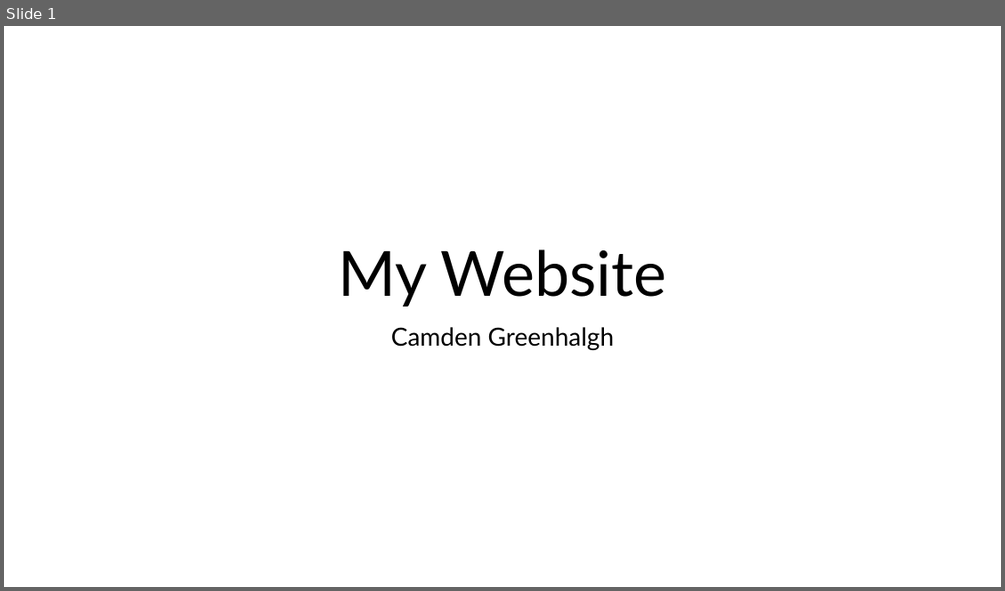
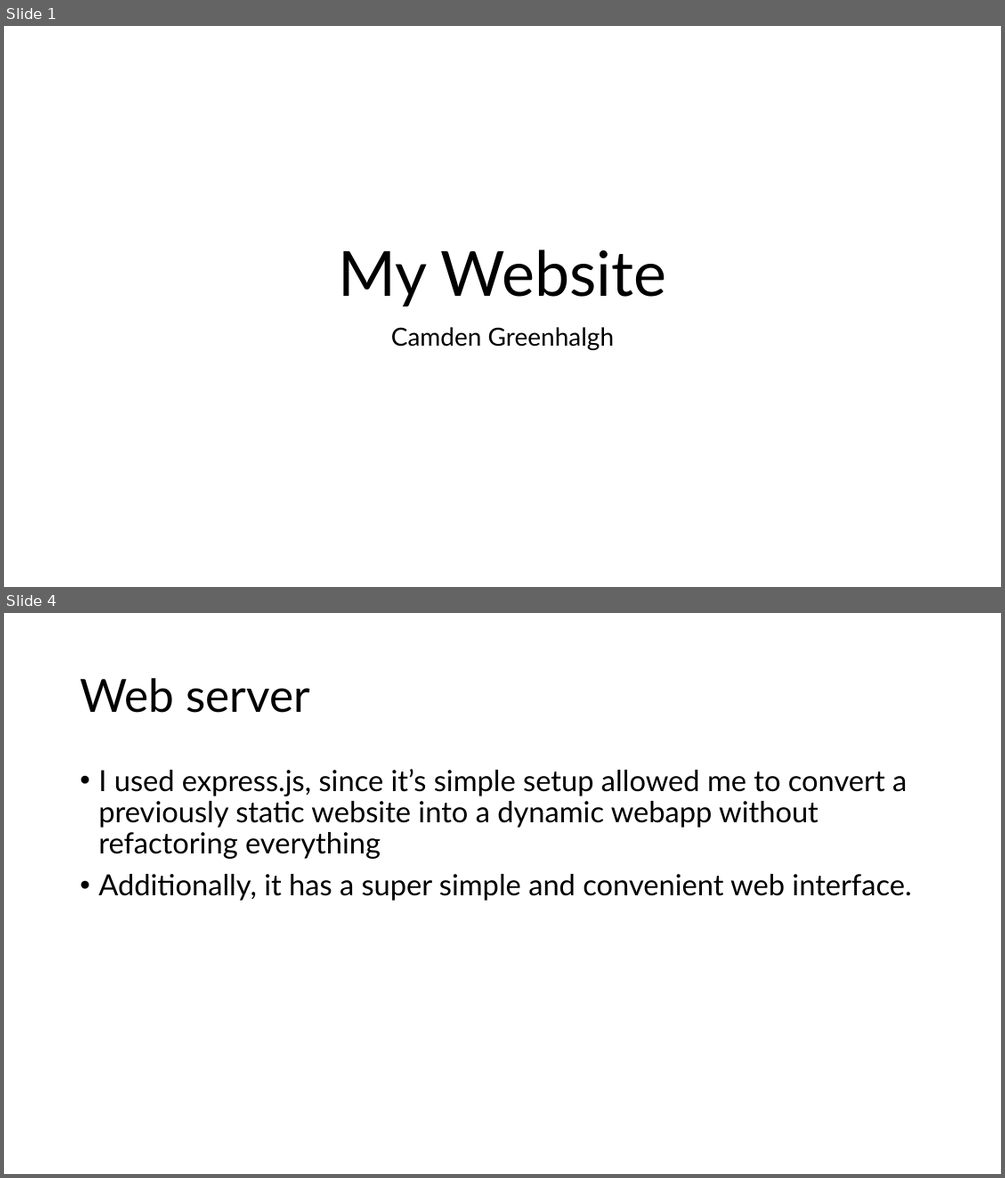
Before and after one commit to thehappycamden/thehappycamden.github.io, a slide deck: documentation/My Website.pptx. Shown one above the other, each under a label of ours: slide 1 before the commit, slides 1 and 4 after it; the slides between them are not shown. The pictures are 1005x591 and 1005x1178 pixels, drawn with LibreOffice and Linux fonts; fonts in the diff are those of the drawing. Boxes give left, top, right and bottom in pixels: in the first picture for what was removed or moved away, otherwise in the second. Text is boxed around its words. In the diff, an @@ line names an element or a change of style, - is before the commit and + after.

```diff
--- a/documentation/My Website.pptx
+++ b/documentation/My Website.pptx
@@ slide 4 added at <box>4,613,1001,1174</box>, background #FFFFFF @@
@@ title added at <box>80,678,311,713</box>, 44 pt, text #000000 @@
+Web server
@@ text added at <box>98,769,911,900</box>, 28 pt, text #000000 @@
+• I used express.js, since it’s simple setup allowed me to convert a previously static website into a dynamic webapp without refactoring everything
+• Additionally, it has a super simple and convenient web interface.
```
Also in this commit, not shown: 1 slide changed, 3 other slides added, 1 slide removed, 12 other files.
